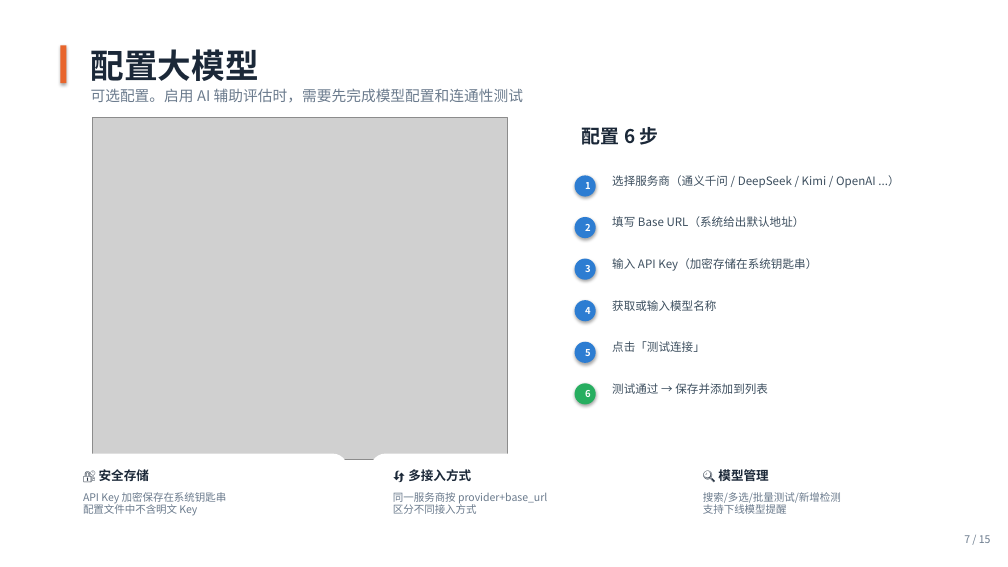
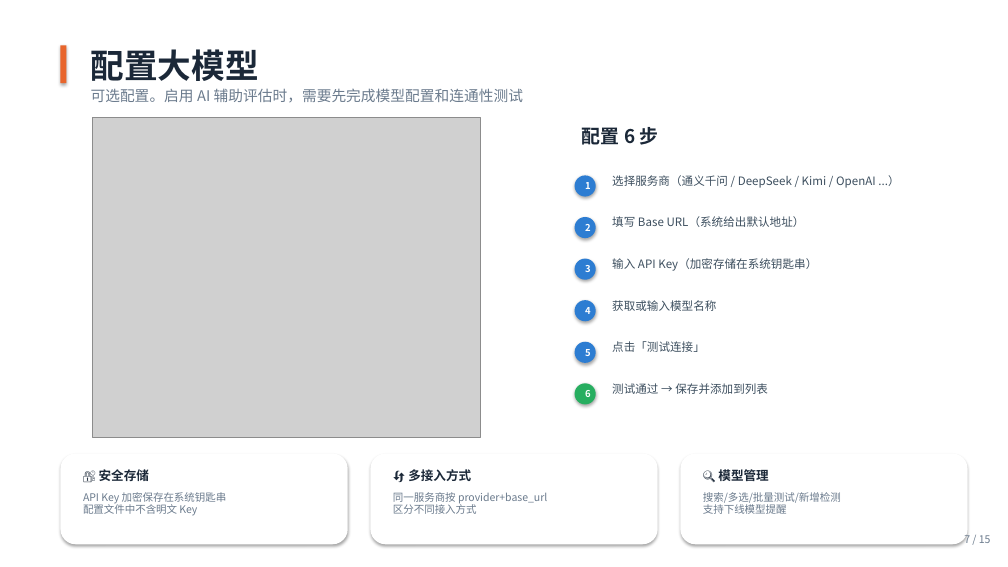
Before and after one commit to chenjinbo1991/boss-resume-filter, a slide deck: slide 7 of docs/BOSS招聘系统操作指南.pptx. Drawn at 1008x567 pixels with LibreOffice and Linux fonts; fonts in the diff are those of the drawing; grey boxes stand for pictures. Boxes give left, top, right and bottom in pixels: in the first picture for what was removed or moved away, otherwise in the second. Text is boxed around its words. In the diff, an @@ line names an element or a change of style, - is before the commit and + after.

```diff
--- a/docs/BOSS招聘系统操作指南.pptx
+++ b/docs/BOSS招聘系统操作指南.pptx
@@ picture resized from (x1=93, y1=117, x2=507, y2=460) to (x1=93, y1=117, x2=481, y2=438) @@
@@ shadow on in 3 elements at (x1=60, y1=454, x2=348, y2=544), (x1=371, y1=454, x2=658, y2=544), (x1=681, y1=454, x2=968, y2=544) @@
```
Also in this commit, not shown: 13 other slides changed, 16 other files.
